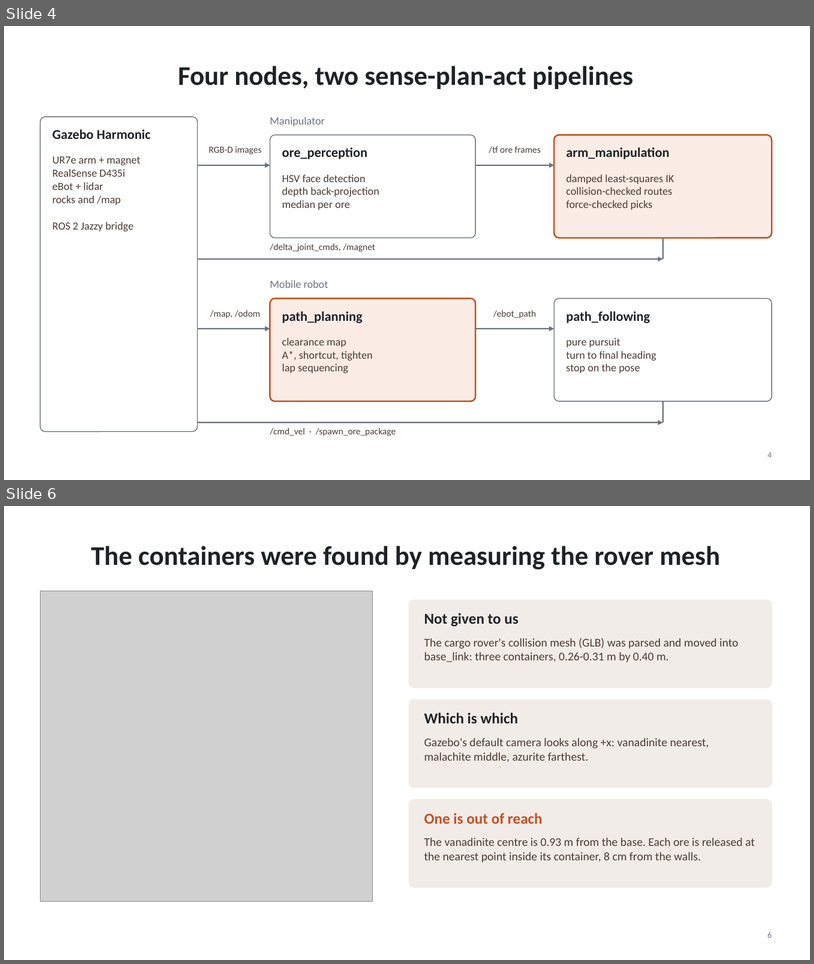
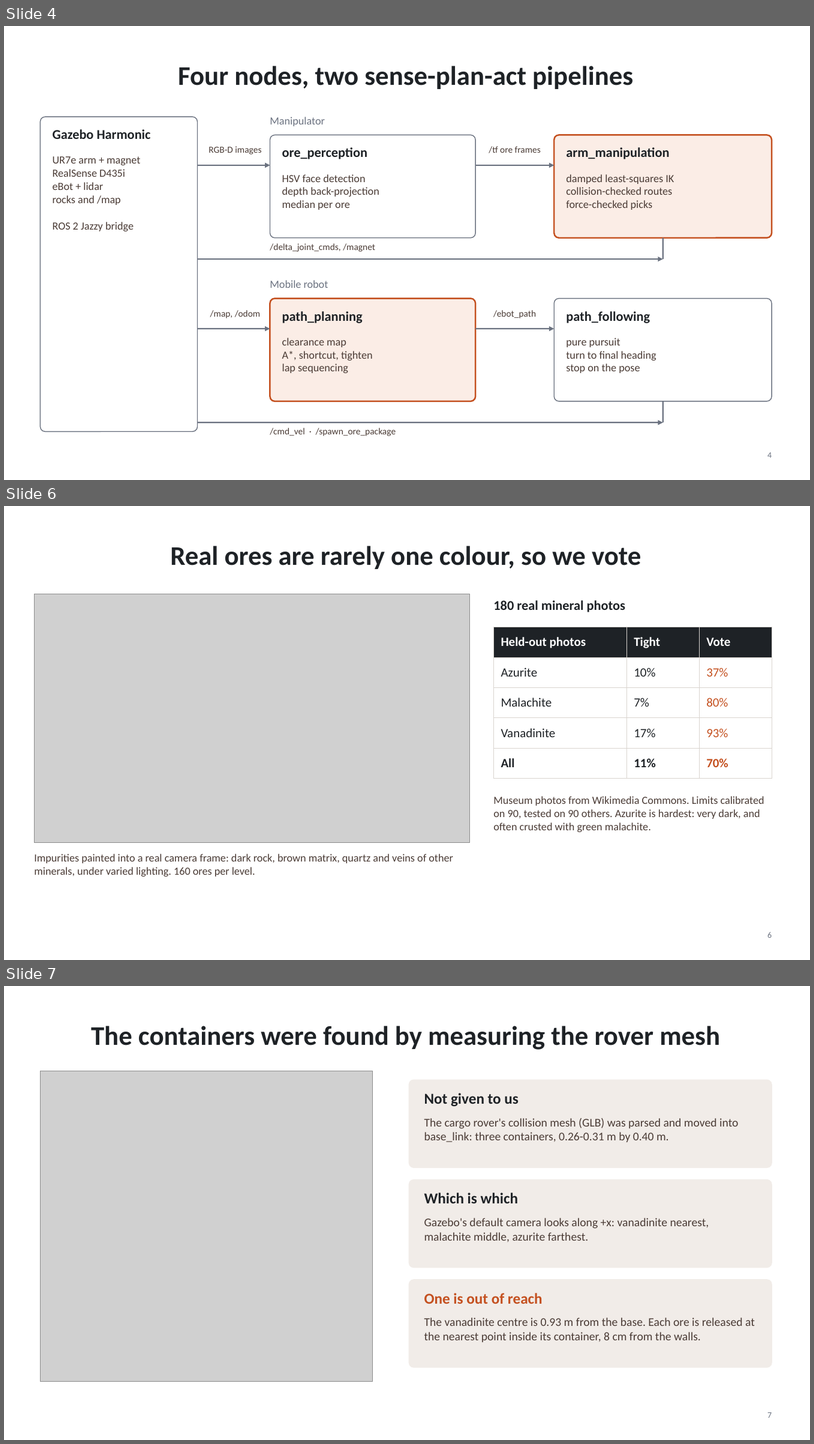
Before and after one commit to saihardhikreddy/strata-cobot, a slide deck: docs/Strata_Cobot_Presentation.pptx. Shown one above the other, each under a label of ours: slides 4 and 6 before the commit, slides 4, 6 and 7 after it; the slides between them are not shown. The pictures are 814x964 and 814x1444 pixels, drawn with LibreOffice and Linux fonts; fonts in the diff are those of the drawing; grey boxes stand for pictures. Boxes give left, top, right and bottom in pixels: in the first picture for what was removed or moved away, otherwise in the second. Text is boxed around its words. In the diff, an @@ line names an element or a change of style, - is before the commit and + after.

```diff
--- a/docs/Strata_Cobot_Presentation.pptx
+++ b/docs/Strata_Cobot_Presentation.pptx
@@ slide 6 added at (x1=4, y1=506, x2=810, y2=960), background #FFFFFF @@
@@ title added at (x1=170, y1=546, x2=641, y2=569), 32 pt, text #1E2226, bold @@
+Real ores are rarely one colour, so we vote
@@ picture added at (x1=34, y1=594, x2=470, y2=843) @@
@@ text added at (x1=494, y1=600, x2=626, y2=612), 16 pt, text #1E2226, bold @@
+180 real mineral photos
@@ table added at (x1=494, y1=627, x2=772, y2=769), 5 rows, 3 columns @@
+Held-out photos | Tight | Vote
+Azurite | 10% | 37%
+Malachite | 7% | 80%
+Vanadinite | 17% | 93%
+All | 11% | 70%
@@ text added at (x1=494, y1=796, x2=765, y2=832), 13 pt, text #4A3B35 @@
+Museum photos from Wikimedia Commons. Limits calibrated on 90, tested on 90 others. Azurite is hardest: very dark, and often crusted with green malachite.
@@ text added at (x1=34, y1=853, x2=453, y2=876), 13 pt, text #4A3B35 @@
+Impurities painted into a real camera frame: dark rock, brown matrix, quartz and veins of other minerals, under varied lighting. 160 ores per level.
@@ page number added at (x1=768, y1=931, x2=772, y2=937), 10 pt, text #6B7280 @@
+6
@@ what was slide 6 is now slide 7 @@
@@ page number at (x1=768, y1=1412, x2=772, y2=1417): text changed @@
-6
+7
```
Also in this commit, not shown: 2 slides changed, 1 other slide added, 1 slide removed.
